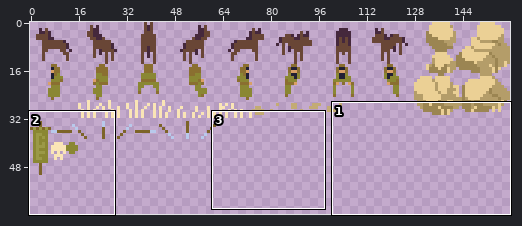
Pixel-art file, stored at src/sprites.aseprite. The first picture is a wide view before the edit; the outline marks the close-up.
Close-up. Before the edit:
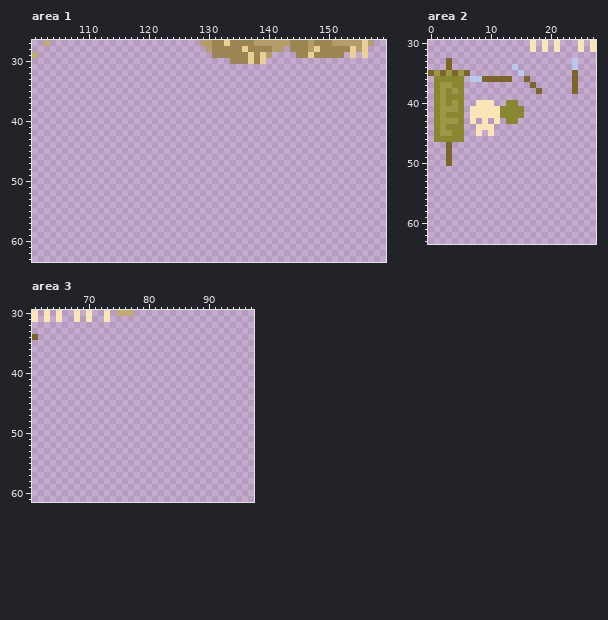
160x64 pixels, 1 frame. Pixels under 10% opacity are left out. Shown: area 1: x 101..159, y 27..63; area 2: x 0..27, y 30..63; area 3: x 61..97, y 30..61.
After:
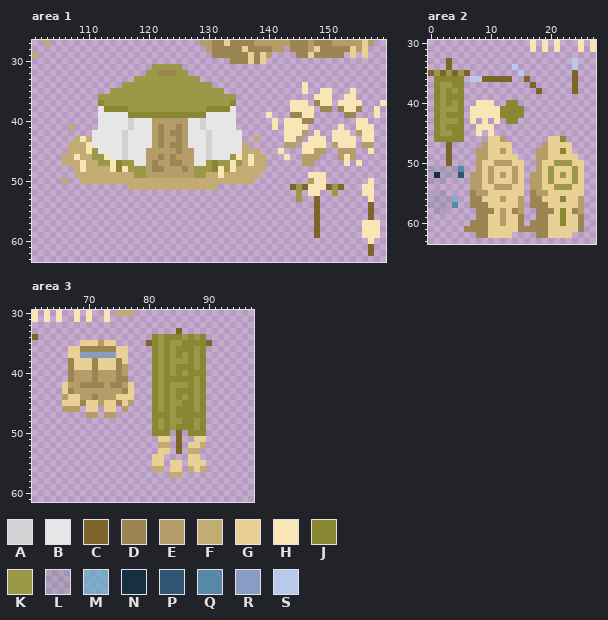
Palette (. is transparent): A #d2d2d2  B #e6e6e6  C #7d6429  D #9b8552  E #b49d69  F #c3ab74  G #ebd095  H #fae5b6  J #8a8733  K #9b9947  L #28525a1f  M #56acc89e  N #162f41  P #2f5773  Q #5788aa  R #899cc3  S #b8c9eb
Change:
--- area 1
@@ x 101..159 @@
 30 .................................DDDGDG....................
-31 ...........................................................
-32 ...........................................................
-33 ...........................................................
-34 ...........................................................
-35 ...........................................................
-36 ...........................................................
-37 ...........................................................
-38 ...........................................................
-39 ...........................................................
-40 ...........................................................
-41 ...........................................................
-42 ...........................................................
-43 ...........................................................
-44 ...........................................................
-45 ...........................................................
-46 ...........................................................
-47 ...........................................................
-48 ...........................................................
-49 ...........................................................
-50 ...........................................................
-51 ...........................................................
-52 ...........................................................
-53 ...........................................................
-54 ...........................................................
-55 ...........................................................
-56 ...........................................................
-57 ...........................................................
-58 ...........................................................
-59 ...........................................................
-60 ...........................................................
-61 ...........................................................
-62 ...........................................................
+31 ....................KKKKK..................................
+32 ...................KKDDDKK.................................
+33 .................KKKKKKKKKKK...............................
+34 ...............KKKKKKKKKKKKKKK...............H.............
+35 .............KKKKKKKKKKKKKKKKKKK.............H..HH...H.....
+36 ...........KKKKKKKKKKKKKKKKKKKKKKK.............HHH..HH.....
+37 ...........JKKKKKKKKKKKKKKKKKKKKKJ.........HHH.DHH.HHHH...H
+38 ...........BJJJJKKKKKKKKKKKKKJJJJB.........HHHH.DD.DHHD..H.
+39 ...........BBBBBJJJJJJJJJJJJJBBBBB.....H...DDHH.....DD...H.
+40 ...........BBBBBABBBEEEEEEBBABBBBB......H.HHHDD.......HH...
+41 ......F....BBBBBABBBEDEEDEBBABBBBB......H.HHHH.....H..HHH..
+42 ..........BBBBBABBBBEDEDDEBBBABBBBB.......HHHE.H..HHH.EHH..
+43 .......FHFBBBBBABBBBEDEEDEBBBABBBBB..F....HHE.HHH.HHHH.HH..
+44 ......FFFHBBBBBABBBBEDEDDEBBBABBBBBF......EE.HHHH.EHHH.EE..
+45 ......FFFHKBBBBABBBEEEEEDEEBBABBBBBFFF...H...HHEE..EEE..H..
+46 .....FFHFFKKHBBABBBEEDEDEEEBBABBBKHFHFF...H..EEE...EHE.....
+47 .....FFFHFFKKHJKKBBEDEEDDEEBBKJKKHKFHFF......EE.....H.H....
+48 .......FHFFFFHJHKKKEDDEEEDEKKKJHKHFFFFF....................
+49 .......FFFFFFFFFFKKEEEEEEEEKKFFHFFFFFF........HHH..........
+50 .....F..FFFFFFFFFFFFFFFFFFFFFFFFFFFFF.........EHH.......H..
+51 ................FFFFFFFFFFFFFFF............CKCHHHCKC...HH..
+52 ............................................K.HH..K....HH..
+53 ............................................K..C........H..
+54 ...............................................C........C..
+55 ...............................................C........C..
+56 ...............................................C........C..
+57 ...............................................C.......HHH.
+58 ...............................................C.......HHH.
+59 ...............................................C.......HHH.
+60 ........................................................H..
+61 ........................................................C..
+62 ........................................................C..
 63 ...........................................................
--- area 2
@@ x 0..27 @@
 45 .JKKJJ..H.H.................
-46 .JJJJJ......................
-47 ...C........................
-48 ...C........................
-49 ...C........................
-50 ...C........................
-51 ............................
-52 ............................
-53 ............................
-54 ............................
-55 ............................
-56 ............................
-57 ............................
-58 ............................
-59 ............................
-60 ............................
-61 ............................
-62 ............................
+46 .JJJJJ....GGE.......GGJ.....
+47 ...C.....EGGGG.....EGGGG....
+48 ...C....EEGGEG....EEGGJG....
+49 ...C....EEGGGGG...EEGGGGG...
+50 ...C....EGGEEEGG..EGGKKKGG..
+51 LLLLLQ..EGEGGGEG..EGKGGGKG..
+52 LNLLLP.EEGEGEGEG.EEGKGKGKG..
+53 LLL....EEGEGGGEG.EEGKGGGKG..
+54 .......EEGGEEEGG.EEGGKKKGG..
+55 .LL....DEEGGGGGG.DEEGGGGGG..
+56 LLLLM..DDGGGEGGE.DDGGGJGGE..
+57 LLLLQ..DDDGGGGGE.DDDGGGGGE..
+58 .LL.....DDDGEGDE..DDDGJGDE..
+59 ........DDGGEGGD..DDGGJGGD..
+60 .......DDDGGEGGD.DDDGGJGGD..
+61 ......DDDDGGGGGDDDDDGGGGGD..
+62 ........DDGGGG....DDGGGG....
 63 ............................
--- area 3
@@ x 61..97 @@
 32 .....................................
-33 .....................................
-34 C....................................
-35 .....................................
-36 .....................................
-37 .....................................
-38 .....................................
-39 .....................................
-40 .....................................
-41 .....................................
-42 .....................................
-43 .....................................
-44 .....................................
-45 .....................................
-46 .....................................
-47 .....................................
-48 .....................................
-49 .....................................
-50 .....................................
-51 .....................................
-52 .....................................
-53 .....................................
-54 .....................................
-55 .....................................
-56 .....................................
-57 .....................................
+33 ........................C............
+34 C...................JKJJJKJKJ........
+35 ........GGGEGG.....CJKJKKJJJJC.......
+36 ......GGDDDDDDGG....JKJKJJJKJ........
+37 ......GGRRRRRRGG....JKJKJKJKJ........
+38 ......DGGGDGGGDG....JKJKKKJKJ........
+39 ......DGGGDGGGDE....JKJKJJJKJ........
+40 ......DEEEDEEEDE....JKJKJKJJJ........
+41 ......DEEEDEEEDD....JKJJJJJKJ........
+42 .....GEEDDDDEDDEG...JKJKKKJKJ........
+43 .....GDEEEEEEEEDG...JKJKJJJKJ........
+44 .....EGGEEDEEEGGG...JKJKJKJKJ........
+45 .....GGGDGGEGGDGE...JKJKKJJKJ........
+46 .....EEE.GG.GG.E....JKJKJJJKJ........
+47 .........EE.EE......JJJKJJJJJ........
+48 ....................JKJKKJJKJ........
+49 ....................JKJKJJJKJ........
+50 ....................JJJ.C.JJJ........
+51 .....................GG.C..GG........
+52 .....................FF.C.GGF........
+53 .....................GG.C.FF.........
+54 ....................GG....GG.........
+55 ....................GG.GG.GGG........
+56 ....................FF.GG.FGF........
+57 .......................FF............
 58 .....................................
Boxes around the changes in both close-ups, in picture pixels (x1, y1, x2, y2):
added: (62, 64, 386, 256)
added: (428, 136, 584, 238)
added: (62, 328, 212, 478)
